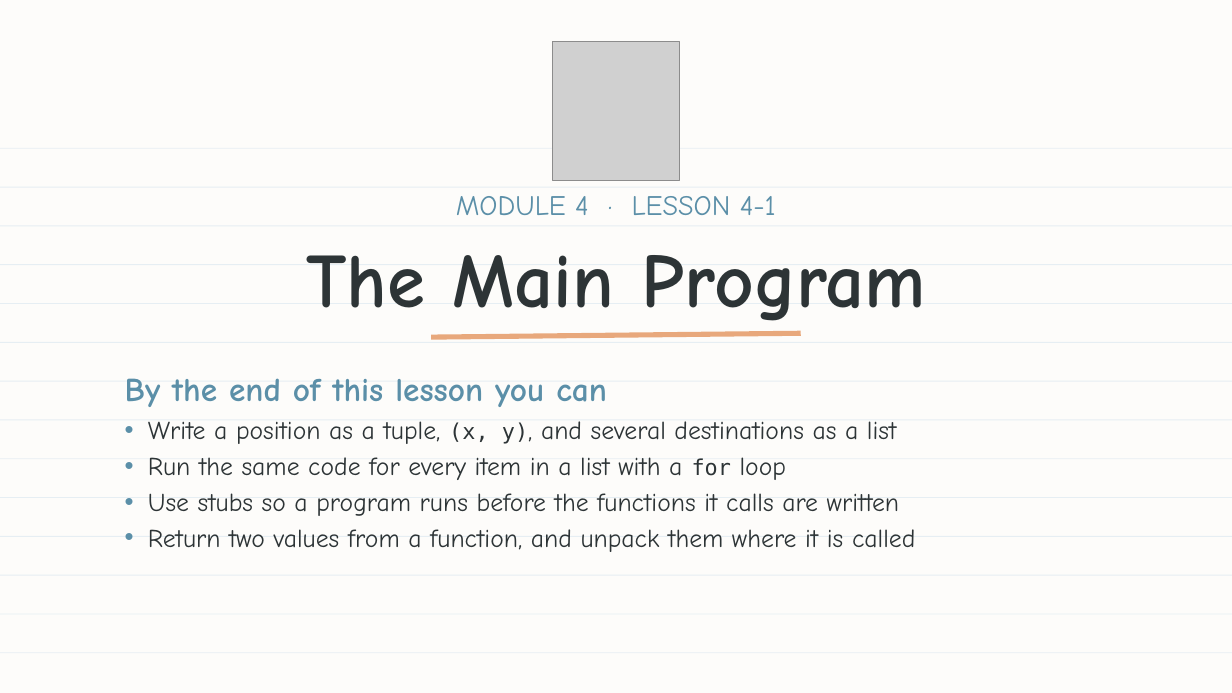
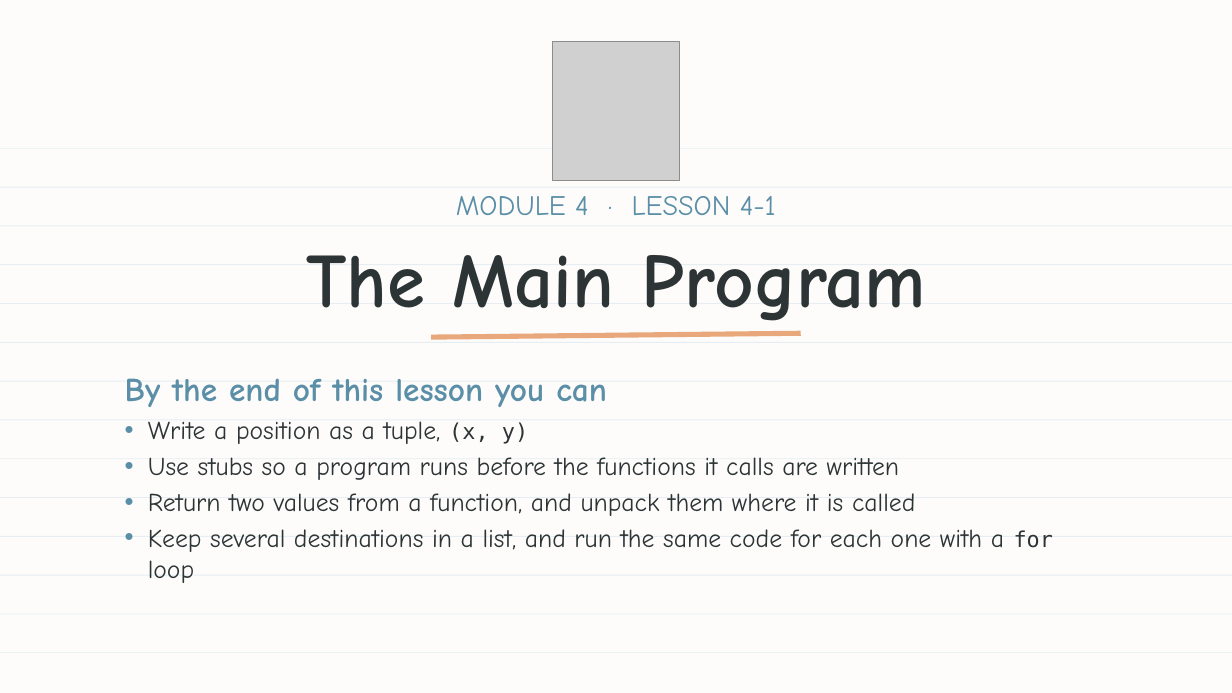
Before and after one commit to bradamiller/LearningPython, a slide deck: slide 1 of static/slides/module-04-manhattan/module-4-lesson-01-the-main-program.pptx. Drawn at 1232x693 pixels with LibreOffice and Linux fonts; fonts in the diff are those of the drawing; grey boxes stand for pictures. Boxes give left, top, right and bottom in pixels: in the first picture for what was removed or moved away, otherwise in the second. Text is boxed around its words. In the diff, an @@ line names an element or a change of style, - is before the commit and + after.

```diff
--- a/static/slides/module-04-manhattan/module-4-lesson-01-the-main-program.pptx
+++ b/static/slides/module-04-manhattan/module-4-lesson-01-the-main-program.pptx
@@ text at <box>148,421,528,444</box>: text changed @@
-• Write a position as a tuple, (x, y), and several destinations as a list
-• Run the same code for every item in a list with a for loop
+• Write a position as a tuple, (x, y)
@@ text at <box>148,529,1053,583</box>: paragraph added @@
+• Keep several destinations in a list, and run the same code for each one with a for loop
```
Also in this commit, not shown: 16 other slides changed, 10 slides added, 5 other files.
